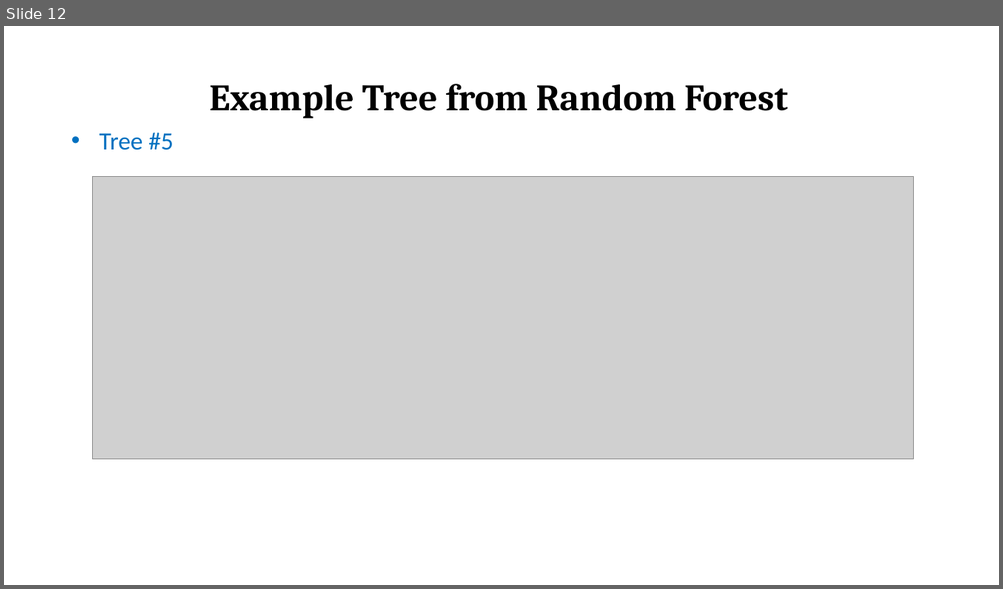
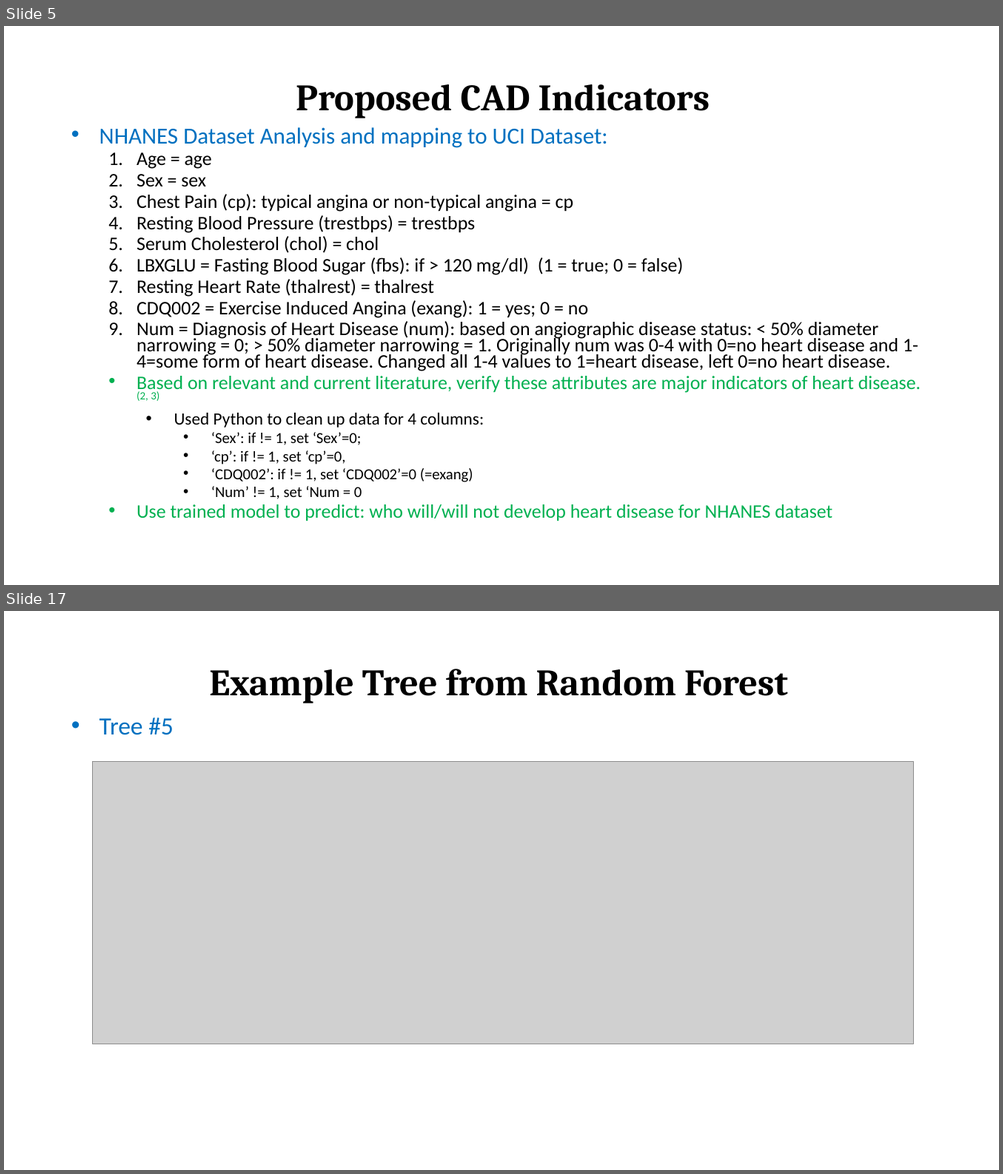
Before and after one commit to Ophelia82/Heart-Disease-Predictive-Model, a slide deck: Heart Disease Presentation.pptx. Shown one above the other, each under a label of ours: slide 12 before the commit, slides 5 and 17 after it; the slides between them are not shown. The pictures are 1003x589 and 1003x1174 pixels, drawn with LibreOffice and Linux fonts; fonts in the diff are those of the drawing; grey boxes stand for pictures. Boxes give left, top, right and bottom in pixels: in the first picture for what was removed or moved away, otherwise in the second. Text is boxed around its words. In the diff, an @@ line names an element or a change of style, - is before the commit and + after.

```diff
--- a/Heart Disease Presentation.pptx
+++ b/Heart Disease Presentation.pptx
@@ slide 5 added at bbox=[4, 26, 999, 585], background #FFFFFF @@
@@ title added at bbox=[296, 84, 709, 118], 36 pt, text #000000, bold @@
+Proposed CAD Indicators
@@ subtitle added at bbox=[99, 127, 920, 522], 18.5 pt, text #000000 @@
+• NHANES Dataset Analysis and mapping to UCI Dataset:
+  1. Age = age
+  2. Sex = sex
+  3. Chest Pain (cp): typical angina or non-typical angina = cp
+  4. Resting Blood Pressure (trestbps) = trestbps
+  5. Serum Cholesterol (chol) = chol
+  6. LBXGLU = Fasting Blood Sugar (fbs): if > 120 mg/dl) (1 = true; 0 = false)
+  7. Resting Heart Rate (thalrest) = thalrest
+  8. CDQ002 = Exercise Induced Angina (exang): 1 = yes; 0 = no
+  9. Num = Diagnosis of Heart Disease (num): based on angiographic disease status: < 50% diameter narrowing = 0; > 50% diameter narrowing = 1. Originally num was 0-4 with 0=no heart disease and 1-4=some form of heart disease. Changed all 1-4 values to 1=heart disease, left 0=no heart disease.
+  • Based on relevant and current literature, verify these attributes are major indicators of heart disease. (2, 3)
+    • Used Python to clean up data for 4 columns:
+      • ‘Sex’: if != 1, set ‘Sex’=0;
+      • ‘cp’: if != 1, set ‘cp’=0,
+      • ‘CDQ002’: if != 1, set ‘CDQ002’=0 (=exang)
+      • ‘Num’ != 1, set ‘Num = 0
+  • Use trained model to predict: who will/will not develop heart disease for NHANES dataset
@@ what was slide 12 is now slide 17 @@
```
Also in this commit, not shown: 14 slides changed, 5 other slides added, 1 slide removed.
